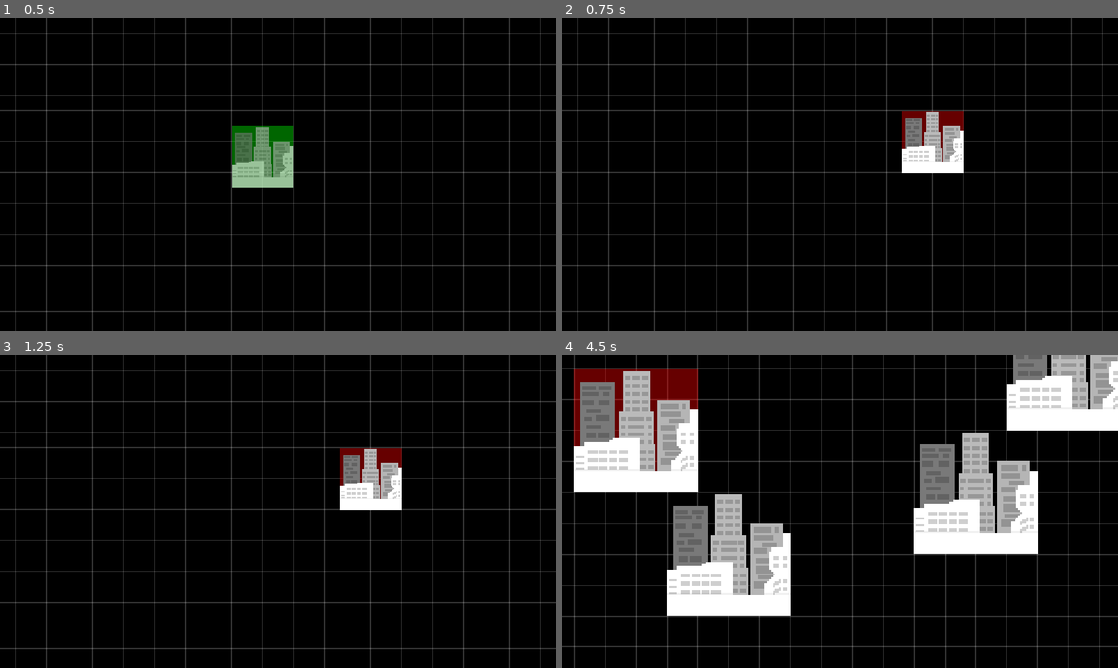
Above: before the commit, frames 1-4 (two rows, left to right).
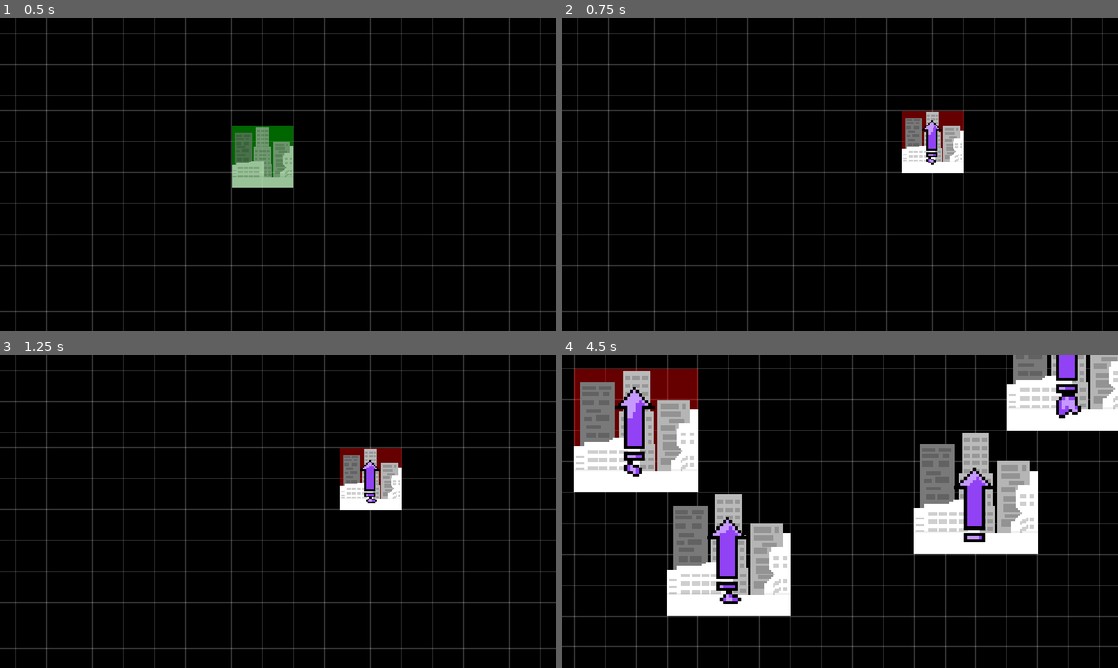
Above: after the commit, the same moments.

Repository: CarlinoCalogero/architect-of-intelligence-board-game
Game: Godot game, scene res://levels/board.tscn
The game is run twice, just before and just after one commit, with the same random seed, the same clock (stepped at 60 frames per second) and the same inputs.
Inputs (mouse positions are in pixels of both pictures, inside the frame that each line leads up to):
- Up to frame 1 (0.5 s): no input
- Up to frame 2 (0.75 s): tap Enter at 0.5 s; move the mouse to (962, 158) at 0.52 s; press the mouse at (962, 158) at 0.53 s
- Up to frame 3 (1.25 s): no input
- Up to frame 4 (4.5 s): move the mouse to (728, 527) at 1.27 s; release the mouse at (728, 527) at 1.28 s; tap Mouse wheel down (scroll_down) at 1.35 s; click (728, 527) at 1.42 s; move the mouse to (895, 442) at 2.02 s; hold Mouse wheel up (scroll_up) 2.03-2.78 s; click (895, 442) at 2.17 s; move the mouse to (812, 574) at 2.77 s; click (812, 574) at 2.85 s; move the mouse to (1006, 558) at 3.52 s; hold Mouse wheel down (scroll_down) 3.53-4.28 s; click (1006, 558) at 3.67 s; move the mouse to (673, 464) at 4.27 s; tap Mouse wheel up (scroll_up) at 4.35 s; click (673, 464) at 4.42 s

Frame 1 is identical in both runs. In frame 2, 0.2% of the frame differs, in the area x 64-69%, y 32-47%; in frame 3, 0.3%; in frame 4, 3.5%, in the area x 9-94%, y 0-80%.

Commit message:
working on structure logic

Diff:
--- a/system/grid_placement_system.gd
+++ b/system/grid_placement_system.gd
@@ -10,6 +10,8 @@
 @export var draw_grid_lines: bool = true
 @export var grid_color: Color = Color(1, 1, 1, 0.2)
 @export var grid_line_thickness: float = 1.0
+
+const STRUCTURE_RESOURCE: Resource = preload("res://system/structure.tscn")
 
 var footprint: Array[Vector2i] = []
 var visual_offset: Vector2 = Vector2.ZERO
@@ -68,15 +70,14 @@
 	if not _is_footprint_clear(current_grid_pos):
 		return
 
-	var sprite_node = Sprite2D.new()
-	sprite_node.texture = building_texture
-
-	sprite_node.global_position = ground_tile_map_layer.map_to_local(current_grid_pos) + visual_offset
-	add_child(sprite_node)
+	var structure_node = STRUCTURE_RESOURCE.instantiate()
+	structure_node.global_position = ground_tile_map_layer.map_to_local(current_grid_pos) + visual_offset
+	add_child(structure_node)
+	structure_node.texture = building_texture
 
 	for offset in footprint:
 		var claim_pos = current_grid_pos + offset
-		occupied_cells[claim_pos] = sprite_node
+		occupied_cells[claim_pos] = structure_node
 
 func _draw() -> void:
 	if ground_tile_map_layer.tile_set == null:
--- /dev/null
+++ b/system/structure.gd
@@ -0,0 +1,35 @@
+class_name Structure
+extends Node2D
+
+@export var texture: Texture2D:
+	set(new_texture):
+		texture = new_texture
+		# Only try to update the sprite if the node has fully entered the tree
+		if is_node_ready():
+			_on_texture_changed()
+
+@onready var structure_sprite_2d: Sprite2D = $StructureSprite2D
+@onready var animated_sprite_2d: AnimatedSprite2D = $AnimatedSprite2D
+
+const SCALE_PERCENTAGE: float = 0.8
+
+func _on_texture_changed() -> void:
+	print("miao")
+	structure_sprite_2d.texture = texture
+
+	if texture != null:
+		var target_size = texture.get_size()
+
+		# Fallback size just in case the animation isn't set up yet
+		var original_size = Vector2(32.0, 32.0)
+
+		if animated_sprite_2d.sprite_frames != null:
+			var current_anim = animated_sprite_2d.animation
+
+			if animated_sprite_2d.sprite_frames.get_frame_count(current_anim) > 0:
+				var frame_texture = animated_sprite_2d.sprite_frames.get_frame_texture(current_anim, 0)
+
+				if frame_texture != null:
+					original_size = frame_texture.get_size()
+					print("target size: [", target_size, "], original size: [", original_size, "]")
+		animated_sprite_2d.scale = (target_size / original_size) * SCALE_PERCENTAGE
--- /dev/null
+++ b/system/structure.tscn
@@ -0,0 +1,65 @@
+[gd_scene format=3 uid="uid://r2coar34eqnc"]
+
+[ext_resource type="Script" uid="uid://crhcnokii730b" path="res://system/structure.gd" id="1_t5i8c"]
+[ext_resource type="Texture2D" uid="uid://43ud2w0tdgct" path="res://sprites/feedback/upgrade.png" id="3_vsuhy"]
+
+[sub_resource type="AtlasTexture" id="AtlasTexture_qntu7"]
+atlas = ExtResource("3_vsuhy")
+region = Rect2(0, 0, 32, 32)
+
+[sub_resource type="AtlasTexture" id="AtlasTexture_oq74c"]
+atlas = ExtResource("3_vsuhy")
+region = Rect2(32, 0, 32, 32)
+
+[sub_resource type="AtlasTexture" id="AtlasTexture_8ygbo"]
+atlas = ExtResource("3_vsuhy")
+region = Rect2(64, 0, 32, 32)
+
+[sub_resource type="AtlasTexture" id="AtlasTexture_qrdsa"]
+atlas = ExtResource("3_vsuhy")
+region = Rect2(96, 0, 32, 32)
+
+[sub_resource type="AtlasTexture" id="AtlasTexture_ecbhk"]
+atlas = ExtResource("3_vsuhy")
+region = Rect2(128, 0, 32, 32)
+
+[sub_resource type="AtlasTexture" id="AtlasTexture_48xdl"]
+atlas = ExtResource("3_vsuhy")
+region = Rect2(160, 0, 32, 32)
+
+[sub_resource type="SpriteFrames" id="SpriteFrames_j7f26"]
+animations = [{
+"frames": [{
+"duration": 1.0,
+"texture": SubResource("AtlasTexture_qntu7")
+}, {
+"duration": 1.0,
+"texture": SubResource("AtlasTexture_oq74c")
+}, {
+"duration": 1.0,
+"texture": SubResource("AtlasTexture_8ygbo")
+}, {
+"duration": 1.0,
+"texture": SubResource("AtlasTexture_qrdsa")
+}, {
+"duration": 1.0,
+"texture": SubResource("AtlasTexture_ecbhk")
+}, {
+"duration": 1.0,
+"texture": SubResource("AtlasTexture_48xdl")
+}],
+"loop": true,
+"name": &"default",
+"speed": 5.0
+}]
+
+[node name="Structure" type="Node2D" unique_id=757595209]
+script = ExtResource("1_t5i8c")
+
+[node name="StructureSprite2D" type="Sprite2D" parent="." unique_id=48455668]
+
+[node name="AnimatedSprite2D" type="AnimatedSprite2D" parent="." unique_id=1522208045]
+sprite_frames = SubResource("SpriteFrames_j7f26")
+autoplay = "default"
+frame = 3
+frame_progress = 0.9359762
Not shown, added: sprites/feedback/upgrade.png.import
Not shown, added: sprites/meeples/generative_ai_base_tier.png.import
Not shown, added: sprites/meeples/generative_ai_no_tier.png.import
Not shown, added: sprites/meeples/generative_ai_tier_1.png.import
Not shown, added: sprites/meeples/generative_ai_tier_2.png.import
Not shown, added: sprites/meeples/generative_ai_tier_3.png.import
Not shown, added: sprites/meeples/limited_memory_ai_base_tier.png.import
Not shown, added: sprites/meeples/limited_memory_ai_tier_1.png.import
Not shown, added: sprites/meeples/limited_memory_ai_tier_2.png.import
Not shown, added: sprites/meeples/limited_memory_ai_tier_3.png.import
Not shown, added: sprites/meeples/power_plant.png.import
Not shown, added: sprites/meeples/reactive_machines_ai_base_tier.png.import
(and 13 more such lines)
